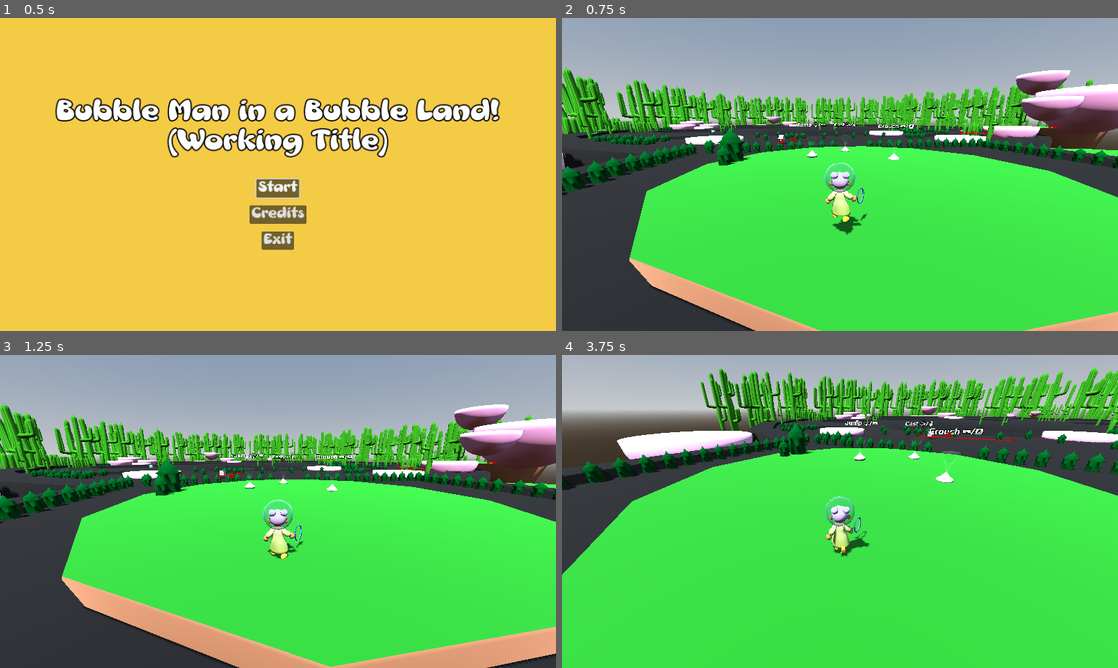
Above: before the commit, frames 1-4 (two rows, left to right).
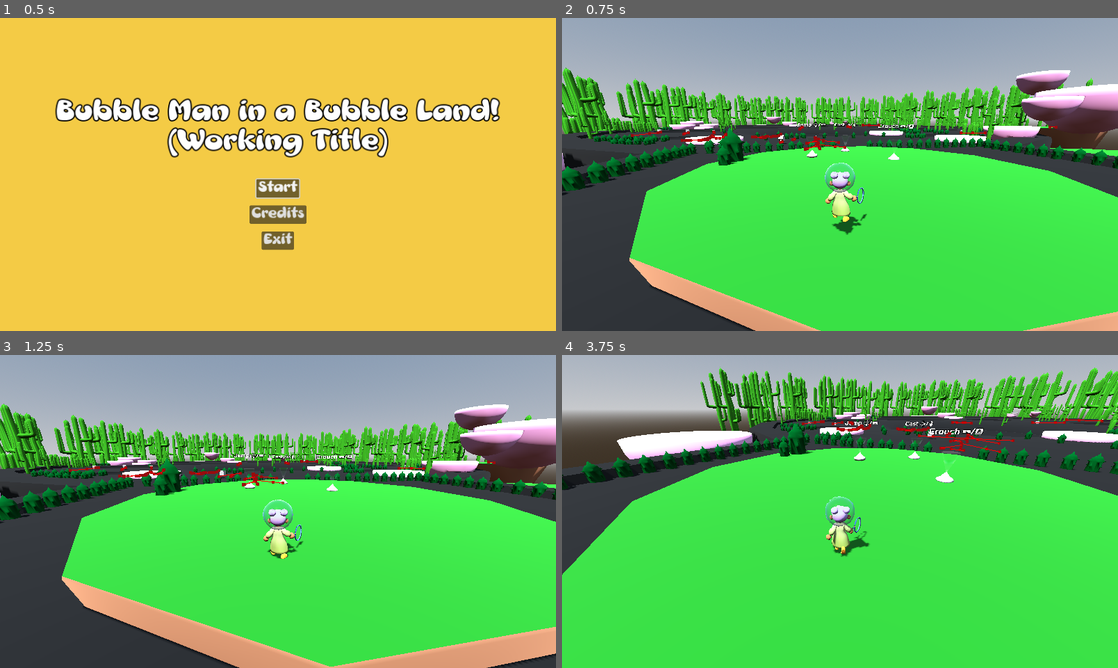
Above: after the commit, the same moments.

Repository: Gertkeno/GGJ2025
Game: Godot game, scene res://main_menu.tscn
The game is run twice, just before and just after one commit, with the same random seed, the same clock (stepped at 60 frames per second) and the same inputs.
Inputs (mouse positions are in pixels of both pictures, inside the frame that each line leads up to):
- Up to frame 1 (0.5 s): no input
- Up to frame 2 (0.75 s): click "Start" at 0.5 s
- Up to frame 3 (1.25 s): no input
- Up to frame 4 (3.75 s): move the mouse to (962, 495) at 1.27 s; press the mouse at (962, 495) at 1.28 s; hold Right (right) 1.28-2.03 s; tap Space (jump) at 1.52, 2.27 s; move the mouse to (812, 511) at 2.02 s; release the mouse at (812, 511) at 2.03 s; hold Up (forward) from 2.03 s (still down); tap Shift (crouch) at 2.1, 3.6 s; move the mouse to (851, 505) at 2.77 s; press the mouse at (851, 505) at 2.78 s; move the mouse to (834, 517) at 3.52 s; release the mouse at (834, 517) at 3.53 s

Frame 1 is identical in both runs. In frame 2, 0.3% of the frame differs, in the area x 12-89%, y 33-43%; in frame 3, 0.3%; in frame 4, 0.4%, in the area x 43-98%, y 20-32%.

Commit message:
updating level
level update

Diff:
--- a/SkittishBeast/SKittish_Beast_Herd.tscn
+++ b/SkittishBeast/SKittish_Beast_Herd.tscn
@@ -32,8 +32,9 @@
 
 [node name="Node3D" type="Node3D"]
 
-[node name="SkittishBeast" parent="." instance=ExtResource("1_qhosc")]
+[node name="SkittishBeast" parent="." node_paths=PackedStringArray("default_curve") instance=ExtResource("1_qhosc")]
 transform = Transform3D(1, 0, 0, 0, 1, 0, 0, 0, 1, -0.163002, 0, 3.33754)
+default_curve = NodePath("../Inner")
 
 [node name="Inner" type="Path3D" parent="."]
 curve = SubResource("Curve3D_ah0ab")
@@ -47,11 +48,14 @@
 [node name="4rth" type="Path3D" parent="."]
 curve = SubResource("Curve3D_e2dp6")
 
-[node name="SkittishBeast2" parent="." instance=ExtResource("1_qhosc")]
+[node name="SkittishBeast2" parent="." node_paths=PackedStringArray("default_curve") instance=ExtResource("1_qhosc")]
 transform = Transform3D(1, 0, 0, 0, 1, 0, 0, 0, 1, -0.0775244, 0, 5.66131)
+default_curve = NodePath("../2nd")
 
-[node name="SkittishBeast3" parent="." instance=ExtResource("1_qhosc")]
+[node name="SkittishBeast3" parent="." node_paths=PackedStringArray("default_curve") instance=ExtResource("1_qhosc")]
 transform = Transform3D(1, 0, 0, 0, 1, 0, 0, 0, 1, 0.111936, 0, 7.84012)
+default_curve = NodePath("../3rd")
 
-[node name="SkittishBeast4" parent="." instance=ExtResource("1_qhosc")]
+[node name="SkittishBeast4" parent="." node_paths=PackedStringArray("default_curve") instance=ExtResource("1_qhosc")]
 transform = Transform3D(1, 0, 0, 0, 1, 0, 0, 0, 1, 0.159303, 0, 10.1137)
+default_curve = NodePath("../4rth")
--- a/bubble_world_map.tscn
+++ b/bubble_world_map.tscn
@@ -124,6 +124,27 @@
 }
 point_count = 5
 
+[sub_resource type="Curve3D" id="Curve3D_u4avu"]
+_data = {
+"points": PackedVector3Array(0, 0, 0, 0, 0, 0, -1.58463, 0, 135.543, 0, 0, 0, 0, 0, 0, -10.4995, 0, 136.951, 0, 0, 0, 0, 0, 0, -14.6637, 0, 141.35, 0, 0, 0, 0, 0, 0, -13.3147, 0, 150.147, 0, 0, 0, 0, 0, 0, -7.50833, 0, 152.669, 0, 0, 0, 0, 0, 0, -0.939482, 0, 151.672, 0, 0, 0, 0, 0, 0, 1.34789, 0, 145.749, 0, 0, 0, 0, 0, 0, 2.6382, 0, 142.054, 0, 0, 0, 0, 0, 0, 0.995985, 0, 137.831, 0, 0, 0, 0, 0, 0, -1.58463, 0, 135.543),
+"tilts": PackedFloat32Array(0, 0, 0, 0, 0, 0, 0, 0, 0, 0)
+}
+point_count = 10
+
+[sub_resource type="Curve3D" id="Curve3D_uoafi"]
+_data = {
+"points": PackedVector3Array(0, 0, 0, 0, 0, 0, -34.5489, 0, 133.979, 0, 0, 0, 0, 0, 0, -46.4549, 0, 140.547, 0, 0, 0, 0, 0, 0, -31.2645, 0, 137.439, 0, 0, 0, 0, 0, 0, -41.3523, 0, 150.283, 0, 0, 0, 0, 0, 0, -22.8774, 0, 147.644, 0, 0, 0, 0, 0, 0, -18.1854, 0, 142.659, 0, 0, 0, 0, 0, 0, -19.1238, 0, 139.316, 0, 0, 0, 0, 0, 0, -21.8804, 0, 138.319, 0, 0, 0, 0, 0, 0, -23.9332, 0, 137.263, 0, 0, 0, 0, 0, 0, -25.7513, 0, 135.914, 0, 0, 0, 0, 0, 0, -27.6281, 0, 134.448, 0, 0, 0, 0, 0, 0, -29.7395, 0, 132.806, 0, 0, 0, 0, 0, 0, -34.5489, 0, 133.979),
+"tilts": PackedFloat32Array(0, 0, 0, 0, 0, 0, 0, 0, 0, 0, 0, 0, 0)
+}
+point_count = 13
+
+[sub_resource type="Curve3D" id="Curve3D_2eank"]
+_data = {
+"points": PackedVector3Array(0, 0, 0, 0, 0, 0, -66.5819, 0, 168.826, 0, 0, 0, 0, 0, 0, -56.3441, 0, 179.623, 0, 0, 0, 0, 0, 0, -43.9657, 0, 184.835, 0, 0, 0, 0, 0, 0, -28.5159, 0, 189.488, 0, 0, 0, 0, 0, 0, -9.9948, 0, 190.046, 0, 0, 0, 0, 0, 0, -7.76109, 0, 182.973, 0, 0, 0, 0, 0, 0, -13.8107, 0, 179.343, 0, 0, 0, 0, 0, 0, -18.9296, 0, 178.971, 0, 0, 0, 0, 0, 0, -24.7931, 0, 177.947, 0, 0, 0, 0, 0, 0, -31.8665, 0, 175.248, 0, 0, 0, 0, 0, 0, -39.3121, 0, 172.549, 0, 0, 0, 0, 0, 0, -39.7775, 0, 169.943, 0, 0, 0, 0, 0, 0, -43.5003, 0, 170.315, 0, 0, 0, 0, 0, 0, -48.2469, 0, 170.781, 0, 0, 0, 0, 0, 0, -53.2728, 0, 167.616, 0, 0, 0, 0, 0, 0, -53.2728, 0, 162.497, 0, 0, 0, 0, 0, 0, -55.5065, 0, 157.937, 0, 0, 0, 0, 0, 0, -62.2076, 0, 161.195, 0, 0, 0, 0, 0, 0, -64.7205, 0, 164.638, 0, 0, 0, 0, 0, 0, -66.5819, 0, 168.826),
+"tilts": PackedFloat32Array(0, 0, 0, 0, 0, 0, 0, 0, 0, 0, 0, 0, 0, 0, 0, 0, 0, 0, 0, 0)
+}
+point_count = 20
+
 [node name="BubbleWorldMap" type="Node3D"]
 
 [node name="DirectionalLight3D" type="DirectionalLight3D" parent="."]
@@ -286,10 +307,11 @@
 transform = Transform3D(1, 0, 0, 0, 1, 0, 0, 0, 1, -10.1417, -7.43672, 94.1098)
 
 [node name="Node3D2" parent="." instance=ExtResource("9_vmhyp")]
-transform = Transform3D(1, 0, 0, 0, 1, 0, 0, 0, 1, 44.2656, -3.12925, 111.334)
-
-[node name="SkittishBeast" parent="." instance=ExtResource("10_x1135")]
+transform = Transform3D(1, 0, 0, 0, 1, 0, 0, 0, 1, 44.2656, -2.59589, 109.22)
+
+[node name="SkittishBeast" parent="." node_paths=PackedStringArray("default_curve") instance=ExtResource("10_x1135")]
 transform = Transform3D(1, 0, 0, 0, 1, 0, 0, 0, 1, 30.945, -0.406347, 88.6881)
+default_curve = NodePath("../Skit_By cacti")
 
 [node name="Skit_By cacti" type="Path3D" parent="."]
 transform = Transform3D(1, 0, 0, 0, 1, 0, 0, 0, 1, 38.4204, 0, 81.811)
@@ -300,3 +322,38 @@
 
 [node name="Skit_By Cacti 3" type="Path3D" parent="."]
 curve = SubResource("Curve3D_spdia")
+
+[node name="SkittishBeast2" parent="." node_paths=PackedStringArray("default_curve") instance=ExtResource("10_x1135")]
+transform = Transform3D(1, 0, 0, 0, 1, 0, 0, 0, 1, 38.5174, 0.0591254, 85.58)
+default_curve = NodePath("../Skit_ByCacti 2")
+
+[node name="SkittishBeast3" parent="." node_paths=PackedStringArray("default_curve") instance=ExtResource("10_x1135")]
+transform = Transform3D(1, 0, 0, 0, 1, 0, 0, 0, 1, 49.2886, 0.096128, 88.4564)
+default_curve = NodePath("../Skit_By Cacti 3")
+
+[node name="Node3D3" parent="." instance=ExtResource("9_vmhyp")]
+transform = Transform3D(1, 0, 0, 0, 1, 0, 0, 0, 1, 23.2147, -5.47842, 147.067)
+
+[node name="Node3D4" parent="." instance=ExtResource("9_vmhyp")]
+transform = Transform3D(1, 0, 0, 0, 1, 0, 0, 0, 1, -11.009, -5.90103, 116.747)
+
+[node name="SkittishBeast4" parent="." node_paths=PackedStringArray("default_curve") instance=ExtResource("10_x1135")]
+transform = Transform3D(1, 0, 0, 0, 1, 0, 0, 0, 1, -3.35549, -0.00684452, 143.147)
+default_curve = NodePath("../In da back 1")
+
+[node name="SkittishBeast5" parent="." node_paths=PackedStringArray("default_curve") instance=ExtResource("10_x1135")]
+transform = Transform3D(1, 0, 0, 0, 1, 0, 0, 0, 1, -34.995, 0.401389, 145.215)
+default_curve = NodePath("../in Da back 2")
+
+[node name="In da back 1" type="Path3D" parent="."]
+curve = SubResource("Curve3D_u4avu")
+
+[node name="in Da back 2" type="Path3D" parent="."]
+curve = SubResource("Curve3D_uoafi")
+
+[node name="in da back 3" type="Path3D" parent="."]
+curve = SubResource("Curve3D_2eank")
+
+[node name="DefenseBeast4" parent="." node_paths=PackedStringArray("default_curve") instance=ExtResource("4_7jfbh")]
+transform = Transform3D(1, 0, 0, 0, 1, 0, 0, 0, 1, -54.7619, -0.109945, 174.504)
+default_curve = NodePath("../in da back 3")
Not shown: 1 places in Alex Test Junk/Map playground/Main.tscn that only renumber resources
Not shown: 1 places in bubble_world_map.tscn that only renumber resources
